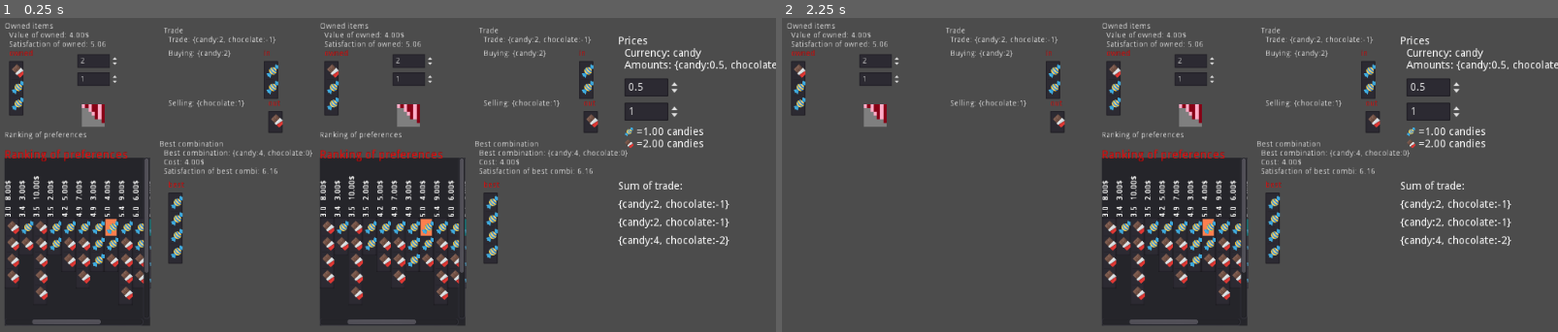
Above: before the commit, frames 1-2 (left to right).
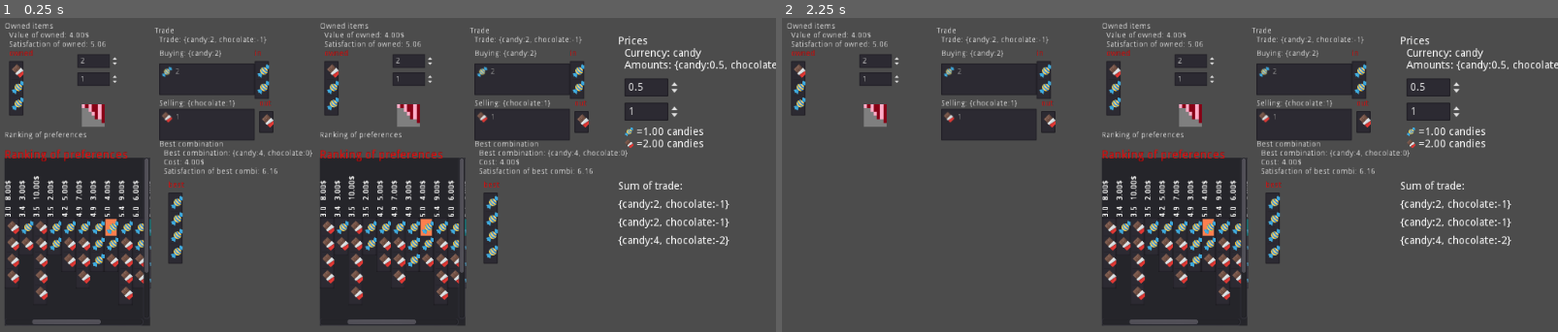
Above: after the commit, the same moments.

Repository: carlostgit/Prices
Game: Godot game, scene res://MainScene.tscn
Two runs of this game, one before a commit and one after it. Both use one fixed random seed, a clock stepped at 60 frames per second and the inputs below. The engine's default icon, where the game draws it, is replaced by a stand-in: a white triangle on a blue panel in a dark square.
Inputs (mouse positions are in pixels of both pictures, inside the frame that each line leads up to):
- Up to frame 1 (0.25 s): no input
- Up to frame 2 (2.25 s): click (875, 115) at 0.52 s; click (875, 115) at 1.27 s; click (875, 115) at 2.02 s

The runs differ from the first frame. In frame 1, 6.7% of the frame differs, in the area x 19-78%, y 3-39%; in frame 2, 6.7%.

Commit message:
Pruebas para cambiar el modo de mostrar buying goods y selling goods

Diff:
--- a/PersonScene.gd
+++ b/PersonScene.gd
@@ -14,6 +14,9 @@
 var _satisfaction_calculator:SatisfactionCalculator = null
 var _owned_items_dict = {"chocolate":1, "candy":2}
 var _trade_calculator:TradeCalculator = null
+
+var _candy:Texture = load("res://candy.png")
+var _chocolate:Texture = load("res://chocolate.png")
 
 signal trade_updated(origin_node,trade_combidict)
 
@@ -174,6 +177,38 @@
 
 	$Trade/CombinationItemSellingGoods.init_with_combidict(negative_combination.get_combidict(), "out", [])
 
+#TODO. Probando a poner lo de los productos que se compran y se venden de una manera
+#que ocupe menos.
+#Igual lo mejor es pintar unas flechas unos iconos y poner un label
+#y solo mostrar el icono y flechas cuando toque
+#	Prueba
+
+	var candy_image:Image = _candy.get_data()
+	var chocolate_image:Image = _chocolate.get_data()
+	candy_image.resize(20, 20)
+	chocolate_image.resize(20, 20)
+	var reduced_candy_tex:Texture = ImageTexture.new()
+	var reduced_chocolate_tex:Texture = ImageTexture.new()
+	reduced_candy_tex.create_from_image(candy_image)
+	reduced_chocolate_tex.create_from_image(chocolate_image)
+
+	#Mejor quitar los ItemList y poner imágenes (ocultables) y labels
+	$Trade/ItemListBuyingGoods.clear()
+	$Trade/ItemListSellingGoods.clear()
+	if positive_combidict.has("candy"):
+		var num_candy:float =positive_combidict.get("candy")
+		$Trade/ItemListBuyingGoods.add_item(str(num_candy),reduced_candy_tex,false)
+	if positive_combidict.has("chocolate"):
+		var num_chocolate:float =positive_combidict.get("chocolate")
+		$Trade/ItemListBuyingGoods.add_item(str(num_chocolate),reduced_chocolate_tex,false)
+	if negative_combidict.has("candy"):
+		var num_candy:float =abs(negative_combidict.get("candy"))
+		$Trade/ItemListSellingGoods.add_item(str(num_candy),reduced_candy_tex,false)
+	if negative_combidict.has("chocolate"):
+		var num_chocolate:float =abs(negative_combidict.get("chocolate"))
+		$Trade/ItemListSellingGoods.add_item(str(num_chocolate),reduced_chocolate_tex,false)
+
+# fin Prueba
 
 	emit_signal("trade_updated",self,trade_combidict)
 
--- a/PersonScene.tscn
+++ b/PersonScene.tscn
@@ -62,9 +62,9 @@
 margin_bottom = 224.0
 
 [node name="Trade" type="Control" parent="."]
-margin_left = 288.0
-margin_top = 16.0
-margin_right = 592.0
+margin_left = 272.0
+margin_top = 16.0
+margin_right = 576.0
 margin_bottom = 288.0
 __meta__ = {
 "_edit_use_anchors_": false
@@ -119,6 +119,24 @@
 margin_top = 128.0
 margin_right = 208.0
 margin_bottom = 200.0
+
+[node name="ItemListBuyingGoods" type="ItemList" parent="Trade"]
+margin_left = 8.0
+margin_top = 64.0
+margin_right = 176.0
+margin_bottom = 120.0
+__meta__ = {
+"_edit_use_anchors_": false
+}
+
+[node name="ItemListSellingGoods" type="ItemList" parent="Trade"]
+margin_left = 8.0
+margin_top = 144.0
+margin_right = 176.0
+margin_bottom = 200.0
+__meta__ = {
+"_edit_use_anchors_": false
+}
 
 [node name="RankingOfPreferences" type="Control" parent="."]
 margin_left = 8.0
Not shown: 1 places in MainScene.tscn that only renumber resources
